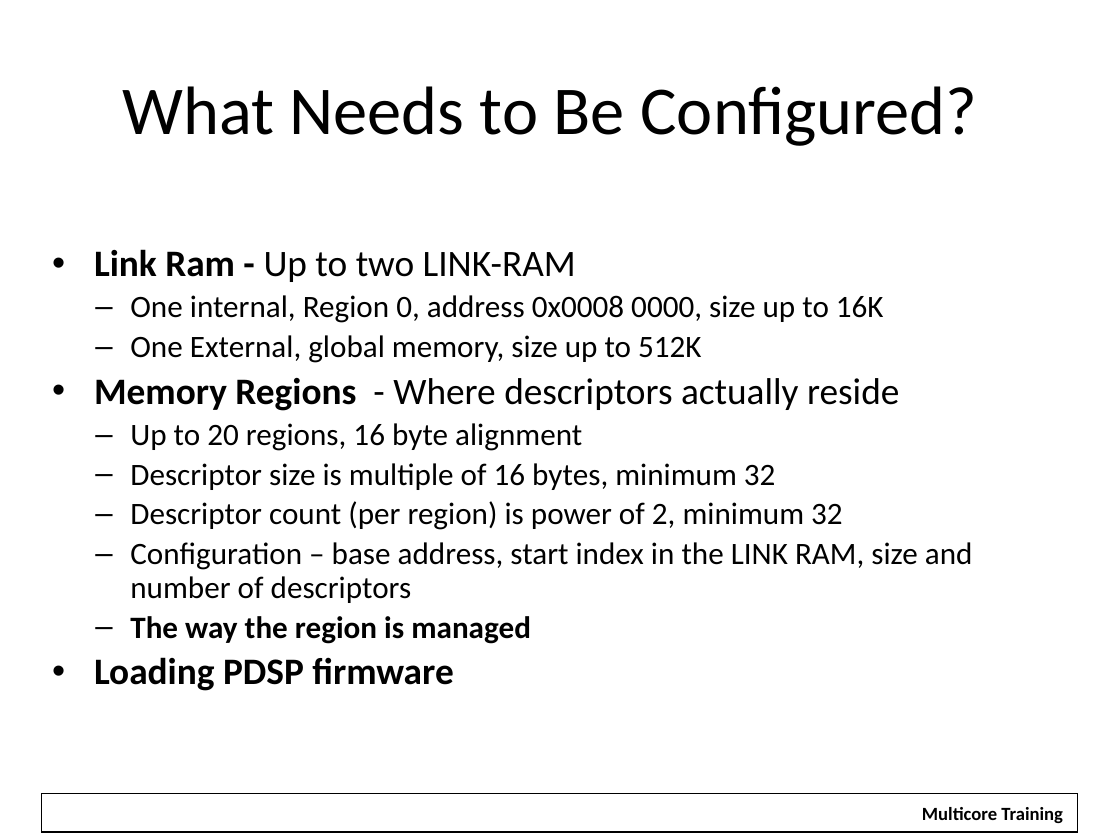
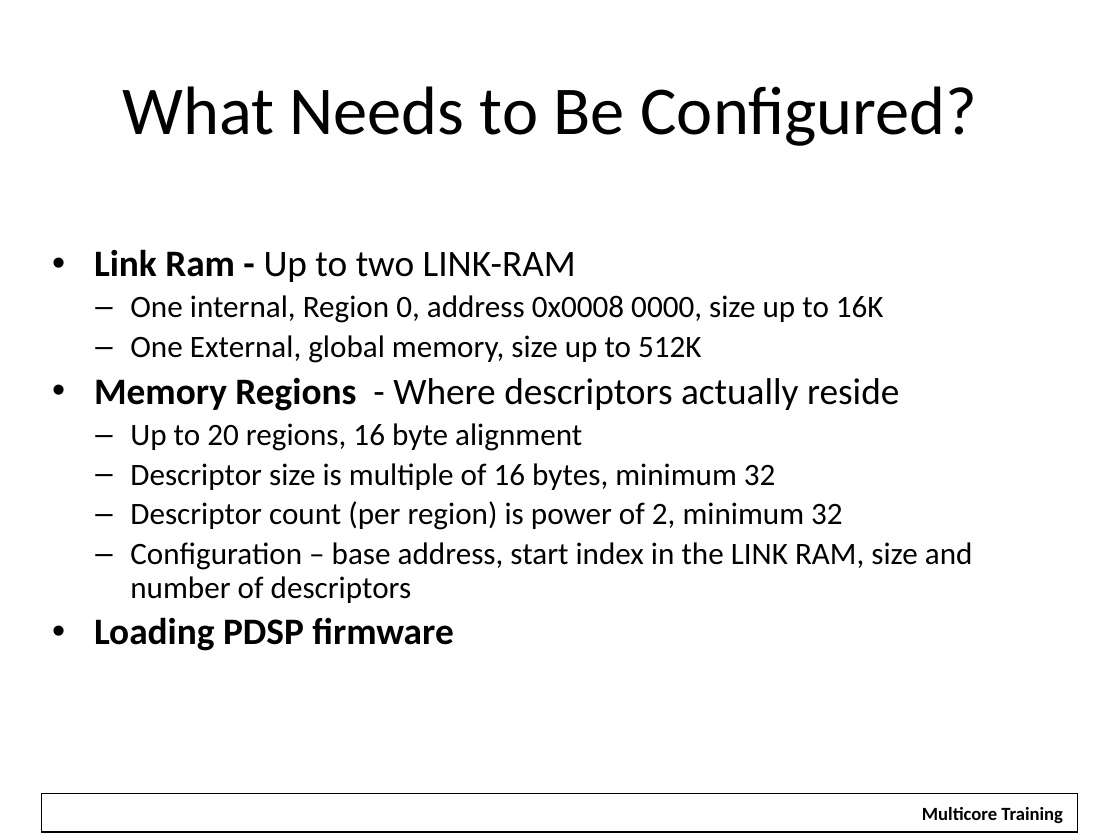
Before and after one commit to hari1989/keystone-workshop, a slide deck: slide 37 of slides/Intro to Multicore Navigator.pptx (slide 27 before the commit). Drawn at 1120x840 pixels with LibreOffice and Linux fonts; fonts in the diff are those of the drawing; background and template pictures are left out. Boxes give left, top, right and bottom in pixels: in the first picture for what was removed or moved away, otherwise in the second. Text is boxed around its words. In the diff, an @@ line names an element or a change of style, - is before the commit and + after.

```diff
--- a/slides/Intro to Multicore Navigator.pptx
+++ b/slides/Intro to Multicore Navigator.pptx
@@ text at (130, 616, 531, 644): paragraph removed @@
-  – The way the region is managed
```
Also in this commit, not shown: 15 other slides changed, 21 slides added, 14 slides removed.
